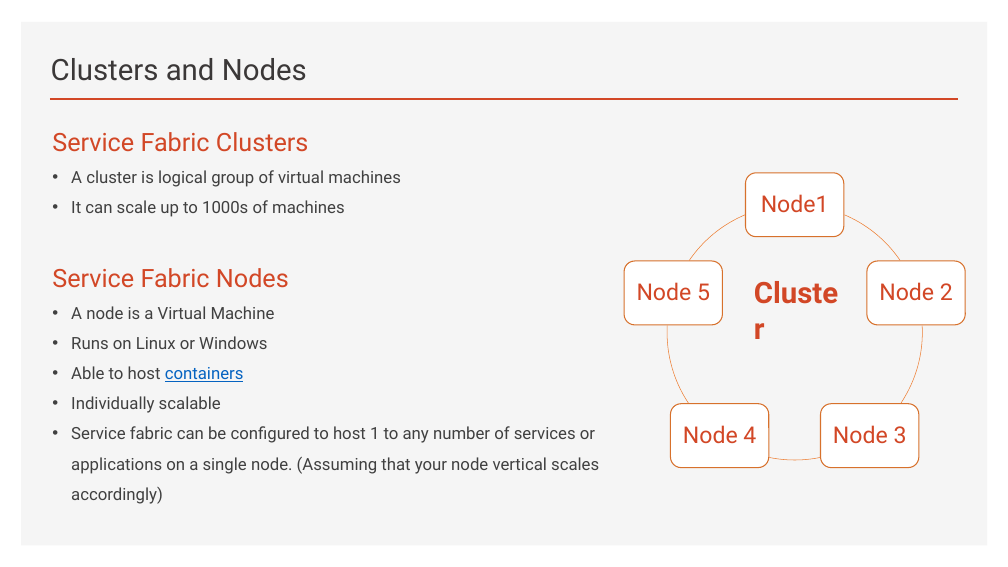
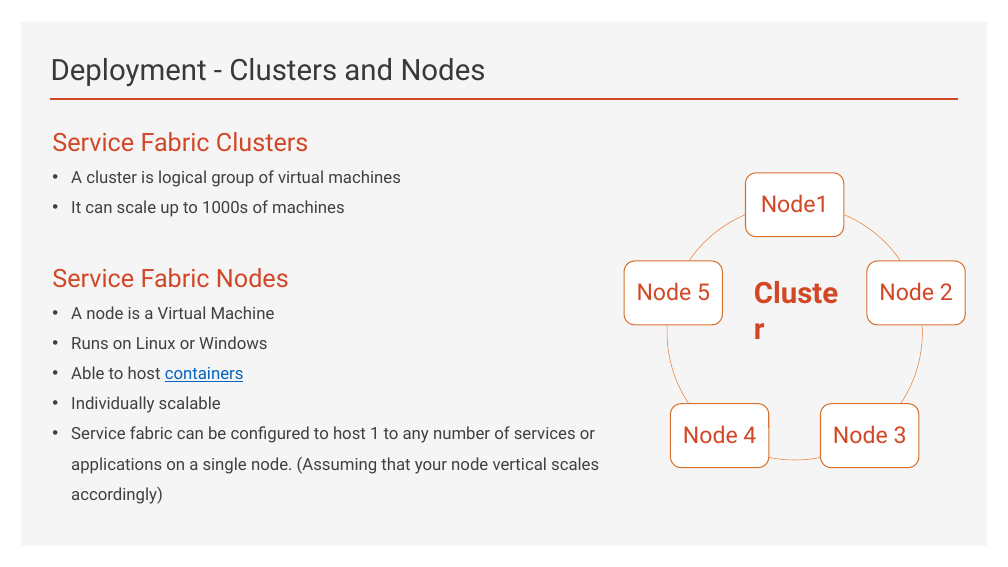
Before and after one commit to brianperera/EasyMaintain, a slide deck: slide 23 of Documents/MicroServices.pptx. Drawn at 1008x567 pixels with LibreOffice and Linux fonts; fonts in the diff are those of the drawing. Boxes give left, top, right and bottom in pixels: in the first picture for what was removed or moved away, otherwise in the second. Text is boxed around its words. In the diff, an @@ line names an element or a change of style, - is before the commit and + after.

```diff
--- a/Documents/MicroServices.pptx
+++ b/Documents/MicroServices.pptx
@@ title at <box>51,58,486,87</box>: text changed @@
-Clusters and Nodes
+Deployment - Clusters and Nodes
```
Also in this commit, not shown: 2 other slides changed.
